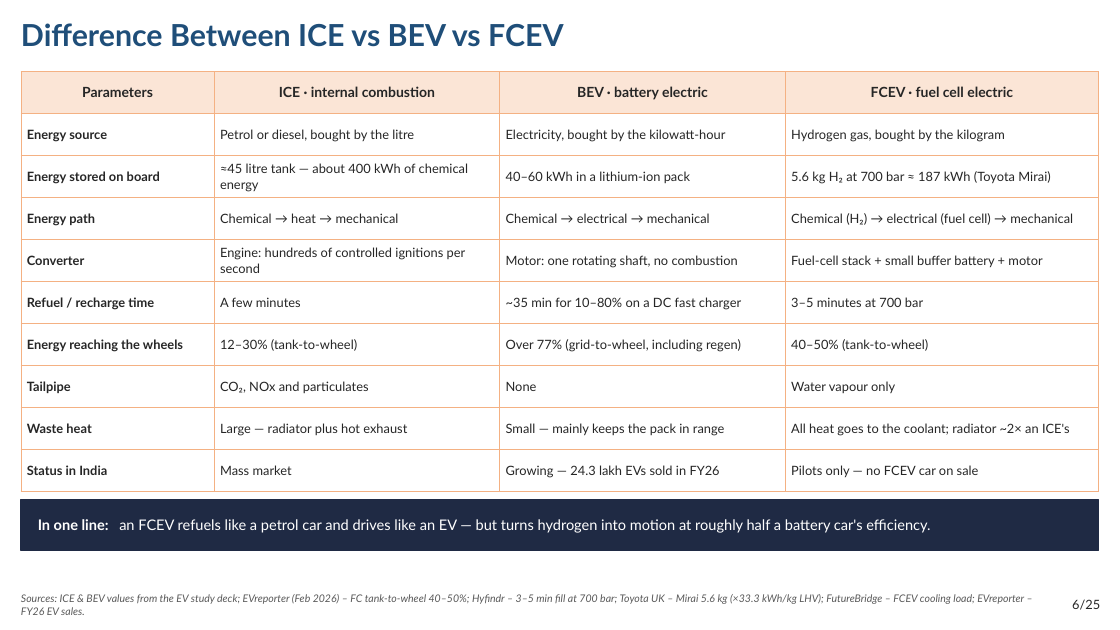
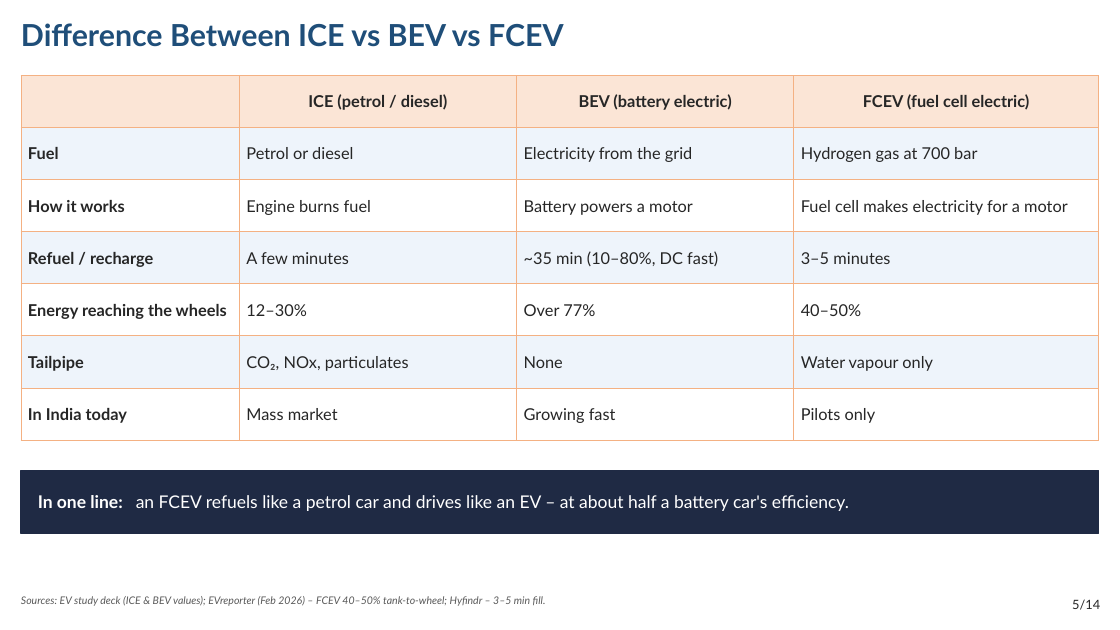
Before and after one commit to Crypto-ashish/hydrogen-car, a slide deck: slide 6 of Hydrogen_Vehicle_Study.pptx (slide 7 before the commit). Drawn at 1120x630 pixels with LibreOffice and Linux fonts; fonts in the diff are those of the drawing. Boxes give left, top, right and bottom in pixels: in the first picture for what was removed or moved away, otherwise in the second. Text is boxed around its words. In the diff, an @@ line names an element or a change of style, - is before the commit and + after.

```diff
--- a/Hydrogen_Vehicle_Study.pptx
+++ b/Hydrogen_Vehicle_Study.pptx
@@ table at (x1=21, y1=76, x2=1099, y2=427) @@
-row 1: Parameters | ICE · internal combustion | BEV · battery electric | FCEV · fuel cell electric
-row 2: Energy source | Petrol or diesel, bought by the litre | Electricity, bought by the kilowatt-hour | Hydrogen gas, bought by the kilogram
-row 3: Energy stored on board | ≈45 litre tank — about 400 kWh of chemical energy | 40–60 kWh in a lithium-ion pack | 5.6 kg H₂ at 700 bar ≈ 187 kWh (Toyota Mirai)
-row 4: Energy path | Chemical → heat → mechanical | Chemical → electrical → mechanical | Chemical (H₂) → electrical (fuel cell) → mechanical
-row 5: Converter | Engine: hundreds of controlled ignitions per second | Motor: one rotating shaft, no combustion | Fuel-cell stack + small buffer battery + motor
-row 6: Refuel / recharge time | A few minutes | ~35 min for 10–80% on a DC fast charger | 3–5 minutes at 700 bar
-row 7: Energy reaching the wheels | 12–30% (tank-to-wheel) | Over 77% (grid-to-wheel, including regen) | 40–50% (tank-to-wheel)
-row 8: Tailpipe | CO₂, NOx and particulates | None | Water vapour only
-row 9: Waste heat | Large — radiator plus hot exhaust | Small — mainly keeps the pack in range | All heat goes to the coolant; radiator ~2× an ICE's
-row 10: Status in India | Mass market | Growing — 24.3 lakh EVs sold in FY26 | Pilots only — no FCEV car on sale
+row 1:  | ICE (petrol / diesel) | BEV (battery electric) | FCEV (fuel cell electric)
+row 2: Fuel | Petrol or diesel | Electricity from the grid | Hydrogen gas at 700 bar
+row 3: How it works | Engine burns fuel | Battery powers a motor | Fuel cell makes electricity for a motor
+row 4: Refuel / recharge | A few minutes | ~35 min (10–80%, DC fast) | 3–5 minutes
+row 5: Energy reaching the wheels | 12–30% | Over 77% | 40–50%
+row 6: Tailpipe | CO₂, NOx, particulates | None | Water vapour only
+row 7: In India today | Mass market | Growing fast | Pilots only
@@ table resized from (x1=21, y1=71, x2=1099, y2=482) to (x1=21, y1=76, x2=1099, y2=427) @@
@@ rectangle resized from (x1=21, y1=500, x2=1099, y2=550) to (x1=21, y1=471, x2=1099, y2=534) @@
@@ text at (x1=38, y1=495, x2=849, y2=511): text changed; size 12.5 to 15 pt @@
-In one line: an FCEV refuels like a petrol car and drives like an EV — but turns hydrogen into motion at roughly half a battery car's efficiency.
+In one line: an FCEV refuels like a petrol car and drives like an EV – at about half a battery car's efficiency.
@@ text at (x1=21, y1=596, x2=546, y2=606): text changed @@
-Sources: ICE & BEV values from the EV study deck; EVreporter (Feb 2026) – FC tank-to-wheel 40–50%; Hyfindr – 3–5 min fill at 700 bar; Toyota UK – Mirai 5.6 kg (×33.3 kWh/kg LHV); FutureBridge – FCEV cooling load; EVreporter – FY26 EV sales.
+Sources: EV study deck (ICE & BEV values); EVreporter (Feb 2026) – FCEV 40–50% tank-to-wheel; Hyfindr – 3–5 min fill.
@@ text at (x1=1072, y1=599, x2=1100, y2=610): text changed @@
-6/25
+5/14
```
Also in this commit, not shown: 12 other slides changed, 1 slide added, 12 slides removed, 1 other file.
